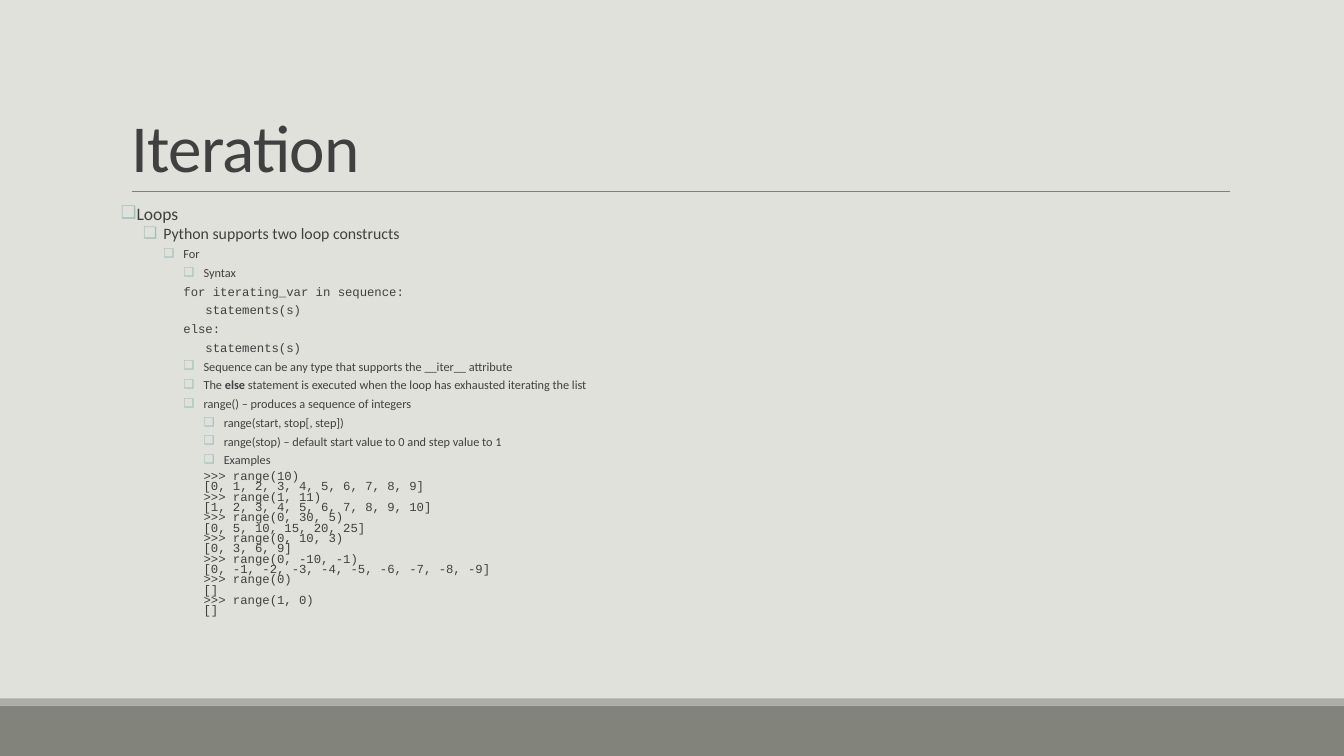
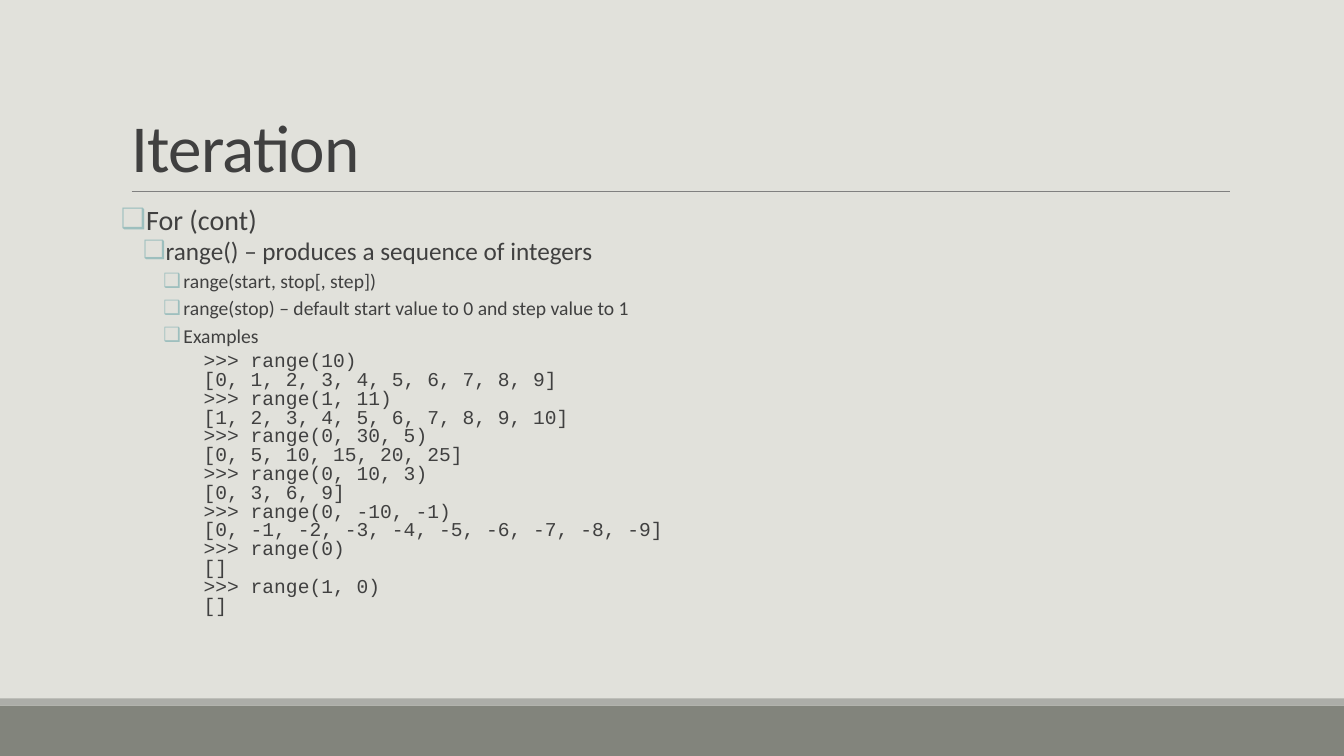
Before and after one commit to tslator/IntroToPython3, a slide deck: slide 54 of Introduction to Python 3.pptm (slide 53 before the commit). Drawn at 1344x756 pixels with LibreOffice and Linux fonts; fonts in the diff are those of the drawing. Boxes give left, top, right and bottom in pixels: in the first picture for what was removed or moved away, otherwise in the second. Text is boxed around its words. In the diff, an @@ line names an element or a change of style, - is before the commit and + after.

Commit message:
Updated examples and presentation

```diff
--- a/Introduction to Python 3.pptm
+++ b/Introduction to Python 3.pptm
@@ text at (x1=146, y1=210, x2=256, y2=234): text changed; size 8.8 to 20 pt @@
-❑ Loops
-  ❑ Python supports two loop constructs
-    ❑ For
-      ❑ Syntax
-      for iterating_var in sequence:
-      statements(s)
-      else:
-      statements(s)
-      ❑ Sequence can be any type that supports the __iter__ attribute
-      ❑ The else statement is executed when the loop has exhausted iterating the list
+❑ For (cont)
@@ text at (x1=166, y1=242, x2=662, y2=597): size 8.8 to 18 pt in "range() – produces a sequence of integers"; size 8.8 to 14 pt in "range(start, stop[, step])", "range(stop) – default start value to 0 ...", "Examples", ">>> range(10)" and 13 more places; list level 4 to 2 in "range() – produces a sequence ..."; line spacing 0.7 to 0.8; list level 5 to 3 in "range(start, stop[, step])"; list level 5 to 3 in "range(stop) – default start value ..."; list level 5 to 3 in "Examples" @@
```
Also in this commit, not shown: 20 other slides changed, 42 slides added, 1 slide removed, 15 other files.
